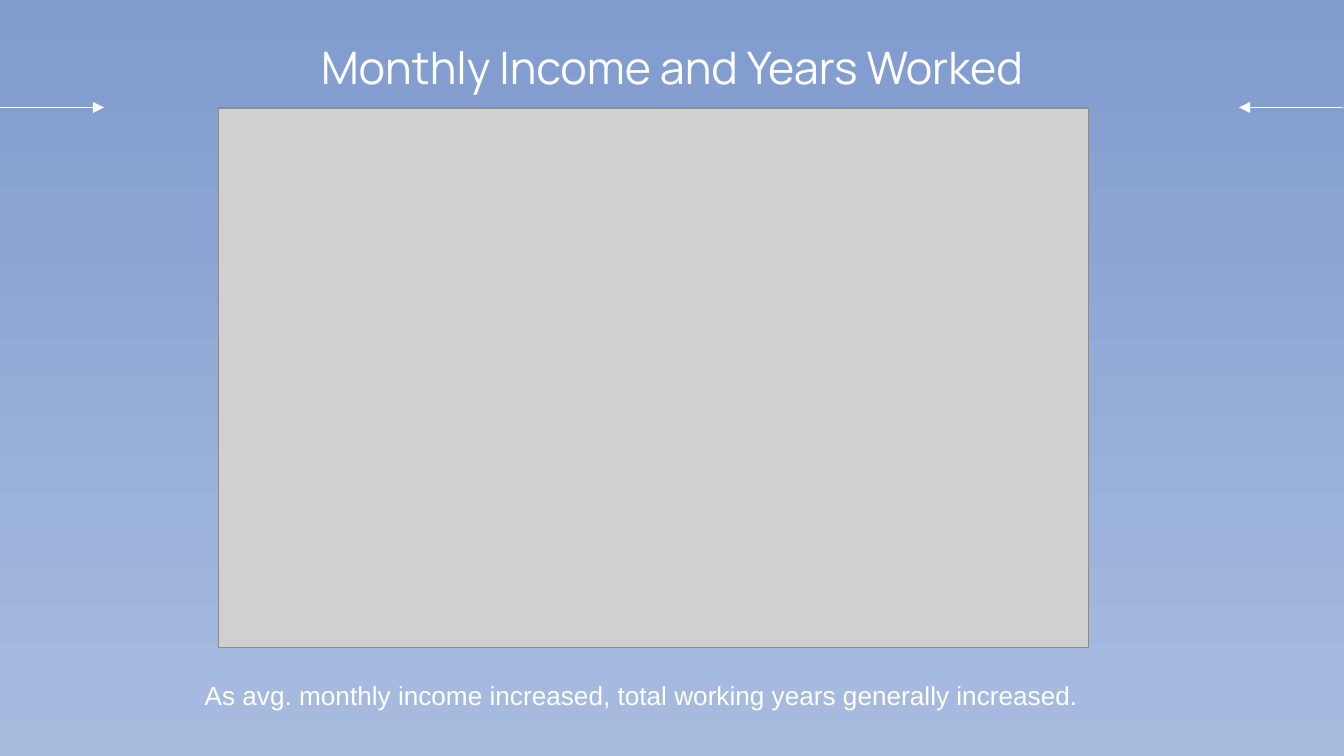
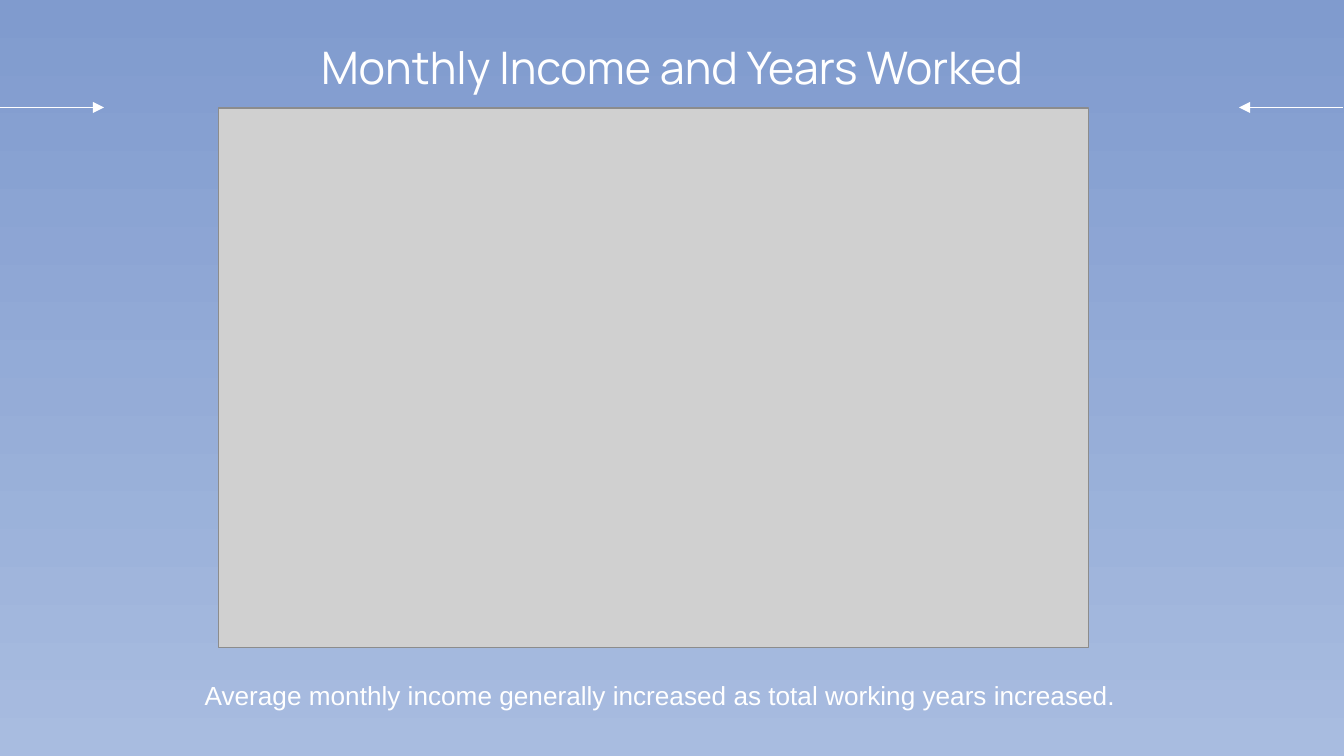
Before and after one commit to chrismle/Employee_Attrition, a slide deck: slide 10 of reports/Employee_Attrition_Presentation.pptx. Drawn at 1344x756 pixels with LibreOffice and Linux fonts; fonts in the diff are those of the drawing; grey boxes stand for pictures. Boxes give left, top, right and bottom in pixels: in the first picture for what was removed or moved away, otherwise in the second. Text is boxed around its words. In the diff, an @@ line names an element or a change of style, - is before the commit and + after.

Commit message:
updated presentation

```diff
--- a/reports/Employee_Attrition_Presentation.pptx
+++ b/reports/Employee_Attrition_Presentation.pptx
@@ subtitle at box(205, 686, 1115, 710): text changed @@
-As avg. monthly income increased, total working years generally increased.
+Average monthly income generally increased as total working years increased.
```
Also in this commit, not shown: 1 other slide changed, 2 slides added, 1 slide removed, 1 other file.
